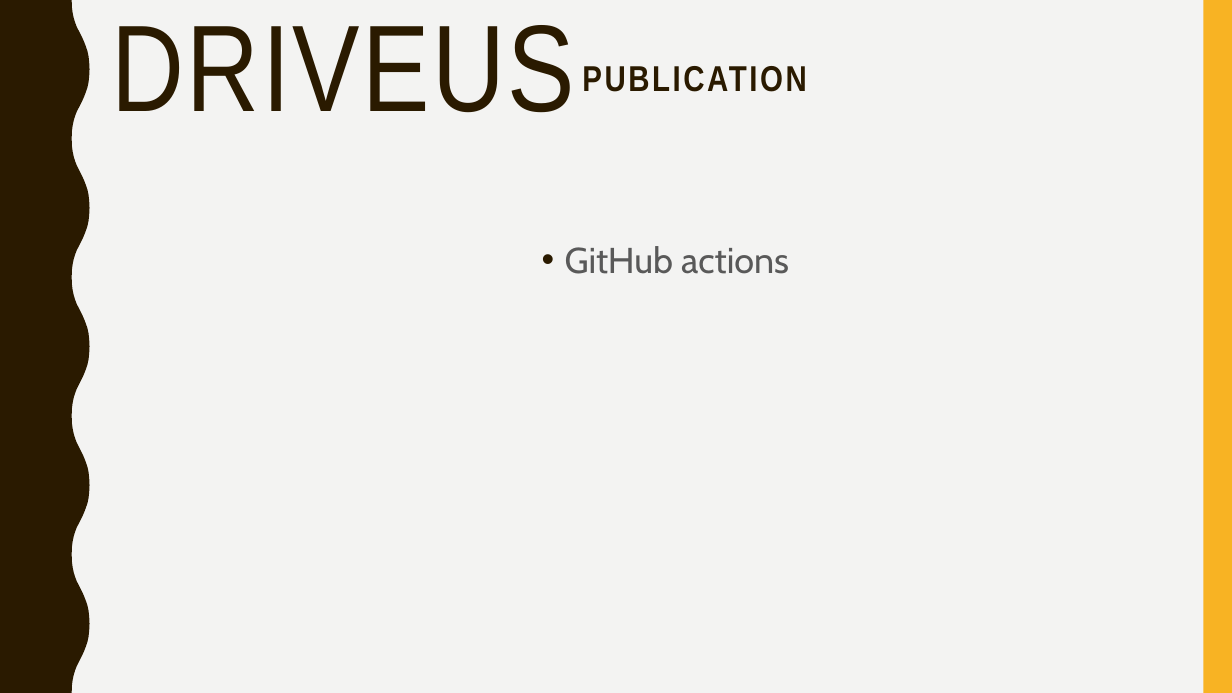
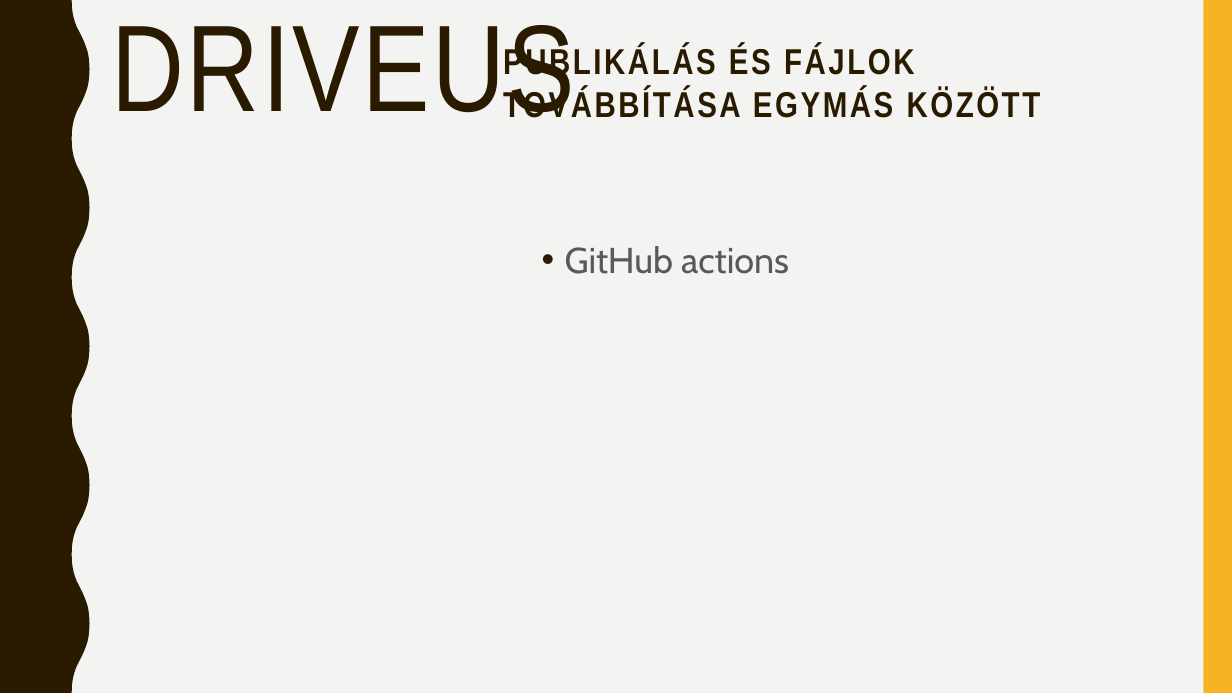
Before and after one commit to NagLau/DriveUs, a slide deck: slide 18 of dokumentacio, ppt/DriveUs.pptx. Drawn at 1232x693 pixels with LibreOffice and Linux fonts; fonts in the diff are those of the drawing. Boxes give left, top, right and bottom in pixels: in the first picture for what was removed or moved away, otherwise in the second. Text is boxed around its words. In the diff, an @@ line names an element or a change of style, - is before the commit and + after.

```diff
--- a/dokumentacio, ppt/DriveUs.pptx
+++ b/dokumentacio, ppt/DriveUs.pptx
@@ text at [503,45,1041,118]: text changed @@
-PUBLICATION
+PUBLIKÁLÁS ÉS FÁJLOK TOVÁBBÍTÁSA EGYMÁS KÖZÖTT
```
Also in this commit, not shown: 10 other slides changed, 6 slides added, 5 slides removed.
